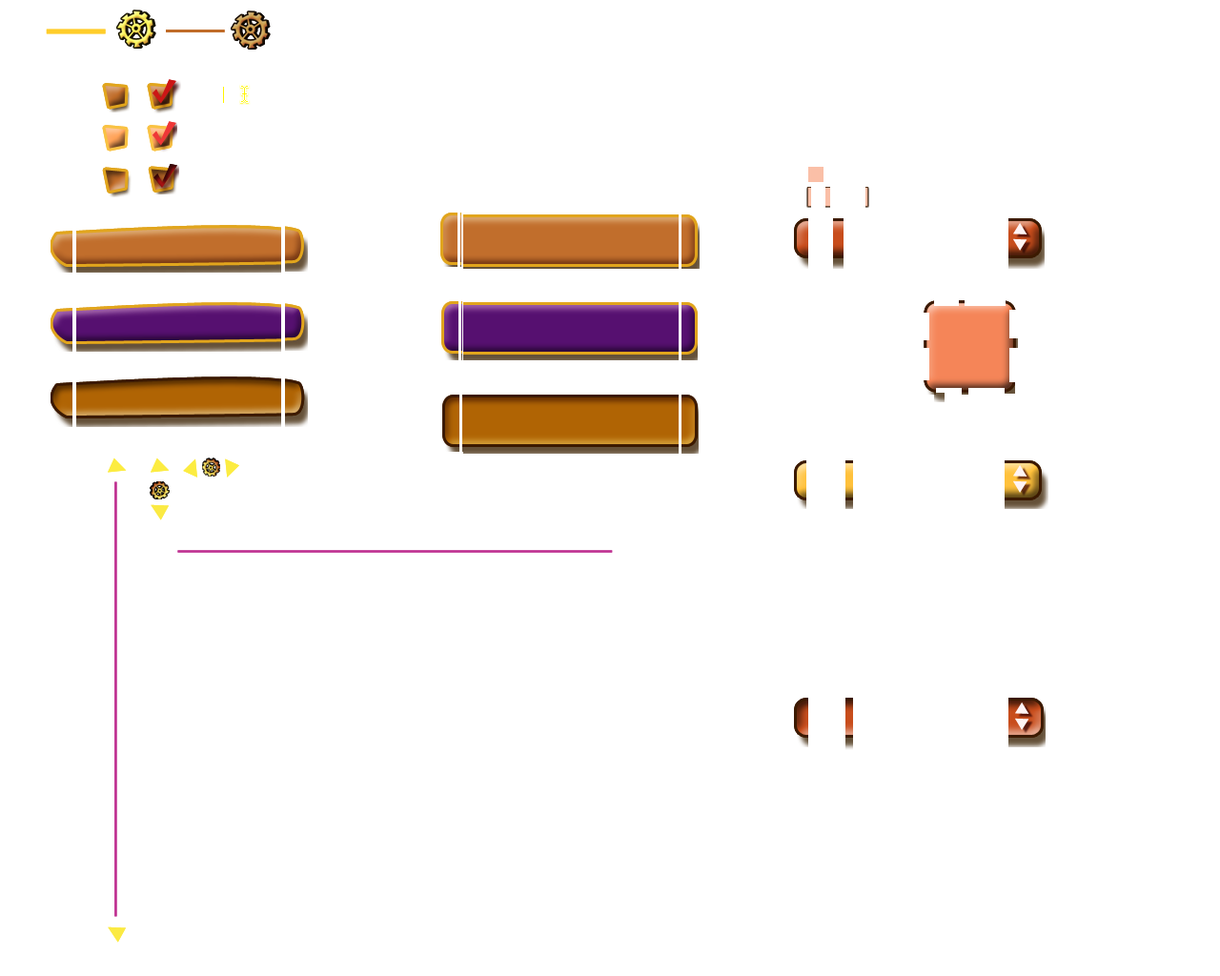
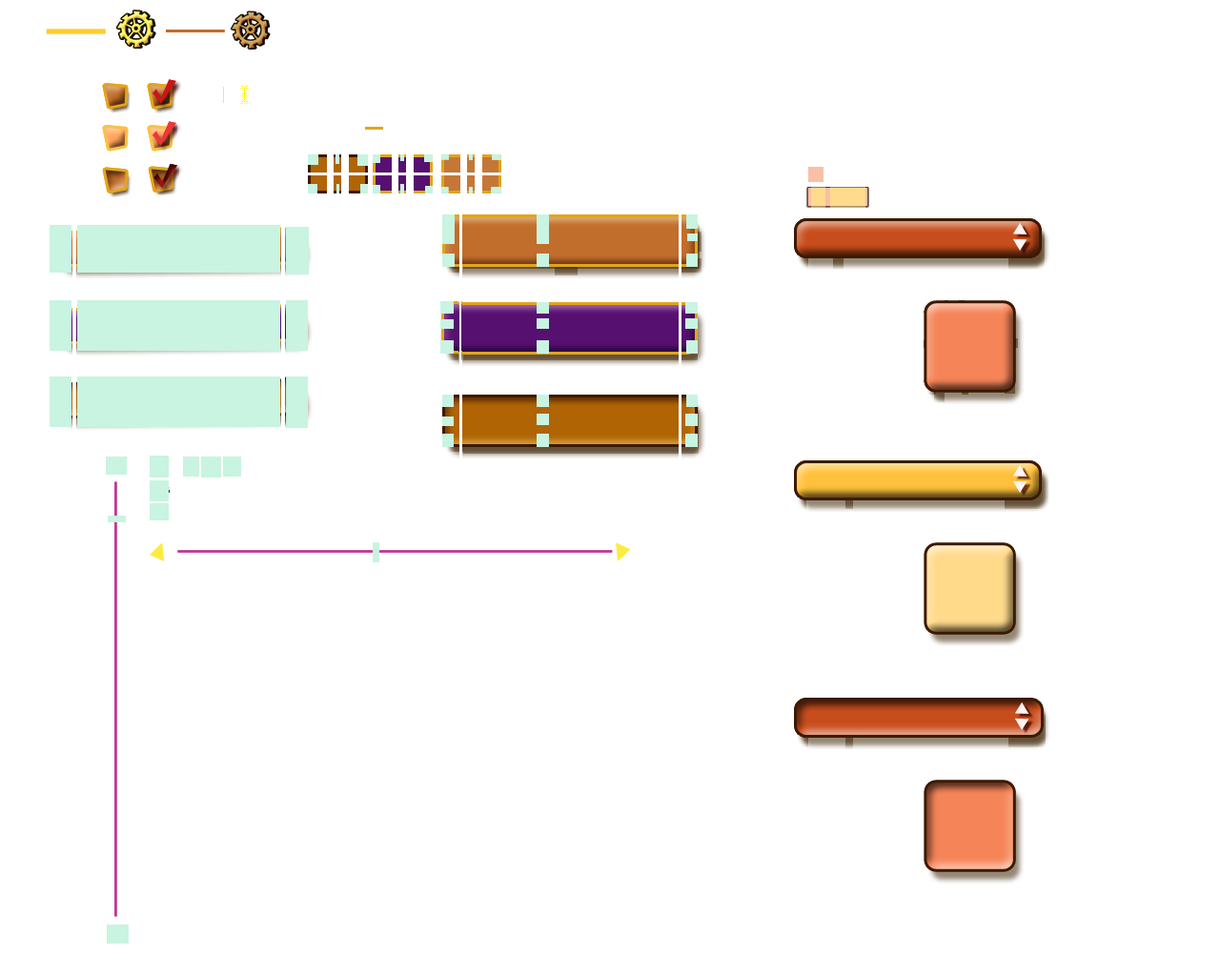
Two versions of the same layered image (1220x976). Layer-by-layer changes:
added group "Irregular buttons" with 9 layers above "Checkbox" over [49, 224, 309, 429]
added group "Combo" with 19 layers above "editbox" over [802, 218, 1049, 751]
added group "editbox" with 6 layers above "scrollbar" over [307, 126, 866, 208]
added group "scrollbar" with 14 layers above "tab" over [105, 455, 380, 944]
added group "tab" with 60 layers above "Regular buttons" over [307, 126, 702, 448]
added group "normals" with 17 layers in group "tab" over [441, 154, 698, 267]
renamed "vscrollbar_up" to "tab_button_topleft_normal", moved it into group "normals", painted on it over [150, 214, 455, 473]
renamed "scrollbar_scrolloff_up" to "tab_button_bottomright_normal", moved it into group "normals", painted on it over [107, 253, 698, 473]
renamed "scrollbar_scrolloff_down" to "tab_button_topright_normal", moved it into group "normals", painted on it over [107, 214, 698, 943]
added group "contentpane" with 9 layers in group "tab" over [442, 214, 702, 276]
renamed "scrollbar_scrollon_up" to "tab_content_pane_top", showed it, moved it into group "contentpane", painted on it over [471, 214, 563, 460]
renamed "Layer 1" to "tab_content_pane_bottom", showed it, moved it into group "contentpane", painted on it over [49, 10, 1051, 944]
added group "hover" (2nd of 2, in "tab") with 15 layers in group "tab" over [372, 154, 698, 354]
renamed "vscrollbar" to "tab_button_left_hover", moved it into group "hover", painted on it over [114, 319, 454, 563]
renamed "hscrollbar_left" to "tab_button_middle_hover", moved it into group "hover", painted on it over [183, 318, 550, 478]
renamed "hscrollbar_right" to "tab_button_top_hover", moved it into group "hover", painted on it over [224, 302, 550, 477]
added group "Regular buttons" with 9 layers above "IMAGE" over [441, 214, 700, 454]
renamed "image" to "IMAGE", painted on it over [49, 10, 1051, 943]
…and 82 more changes (57 added, 15 painted, 25 stack)
